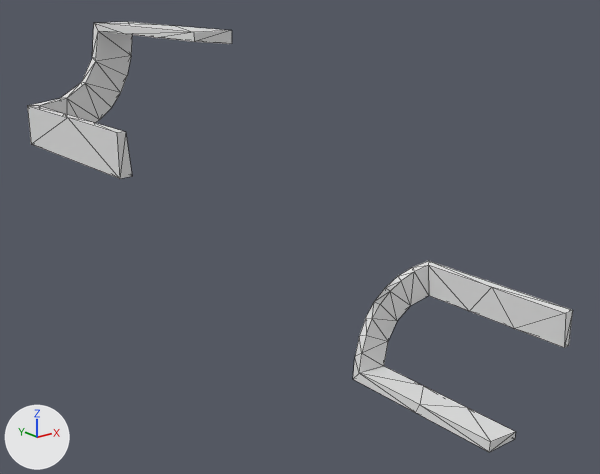
An edit to the OBJ model data/bmc/SET_4W2C/t_475.obj, drawn before and after from the same camera.
Rendered twice from a 50 mm lens placed at (-1.293, -1.614, 0.617), pointed at (-0.006, -0.006, -0.027). Lighting does not change. The marker at lower left points along +X, +Y and +Z. Mesh edges are drawn as thin lines. Where no turn or scale is listed for an object, it has been applied to the vertices.

The older version as bpy lines, for what is in view:
```python
me_t_475 = bpy.data.meshes.new('t_475')
me_t_475.from_pydata(...)  # 88 vertices, 168 faces; spans x -0.5..0.496, y -0.5..0.5, z -0.501..0.5
ob_t_475 = bpy.data.objects.new('t_475', me_t_475)
ob_t_475.location = (0.0, 0.0, 0.0)
```
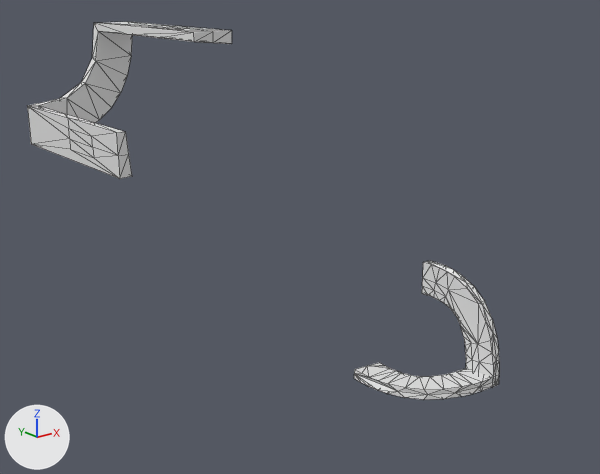
Where the change shows, as pixel boxes (x1, y1, x2, y2) in the pictures (600 x 474 px):
't_475', reshaped (14% narrower, 12% shorter): before (27, 22, 573, 452); after (27, 22, 499, 400)
part 1 of me_t_475, rebuilt (34% narrower, 27% shorter): before (353, 261, 573, 452); after (354, 261, 499, 400)
part 2 of me_t_475, built on: (27, 22, 232, 179) in both

The change in detail:
me_t_475 is used by ob_t_475; location (0.0, 0.0, 0.0).
me_t_475 had 88 vertices, 168 faces and spanned x -0.5..0.496, y -0.5..0.5, z -0.501..0.5.
me_t_475 now has 217 vertices, 398 faces and spans x -0.5..0.5, y -0.287..0.5, z -0.5..0.5.
me_t_475 part 1: the loose piece of 44 vertices spanning x 0.196..0.496, y -0.5..0.0, z -0.501..-0.201 is rebuilt with 145 vertices and now spans x 0.199..0.5, y -0.287..0.0, z -0.5..-0.199.
Part 2, on me_t_475:
20 faces are deleted.
16 vertices are added at x -0.5..-0.225, y 0.0..0.25, z 0.225..0.5.
6 new vertices lie (0.0, 0.125, 0.0) away from vertices in x -0.5..-0.225, y 0.0..0.125, z 0.225..0.5.
6 new vertices lie (0.0, 0.119, 0.0) away from vertices in x -0.477..-0.226, y 0.0..0.119, z 0.226..0.477.
76 new faces join them.
